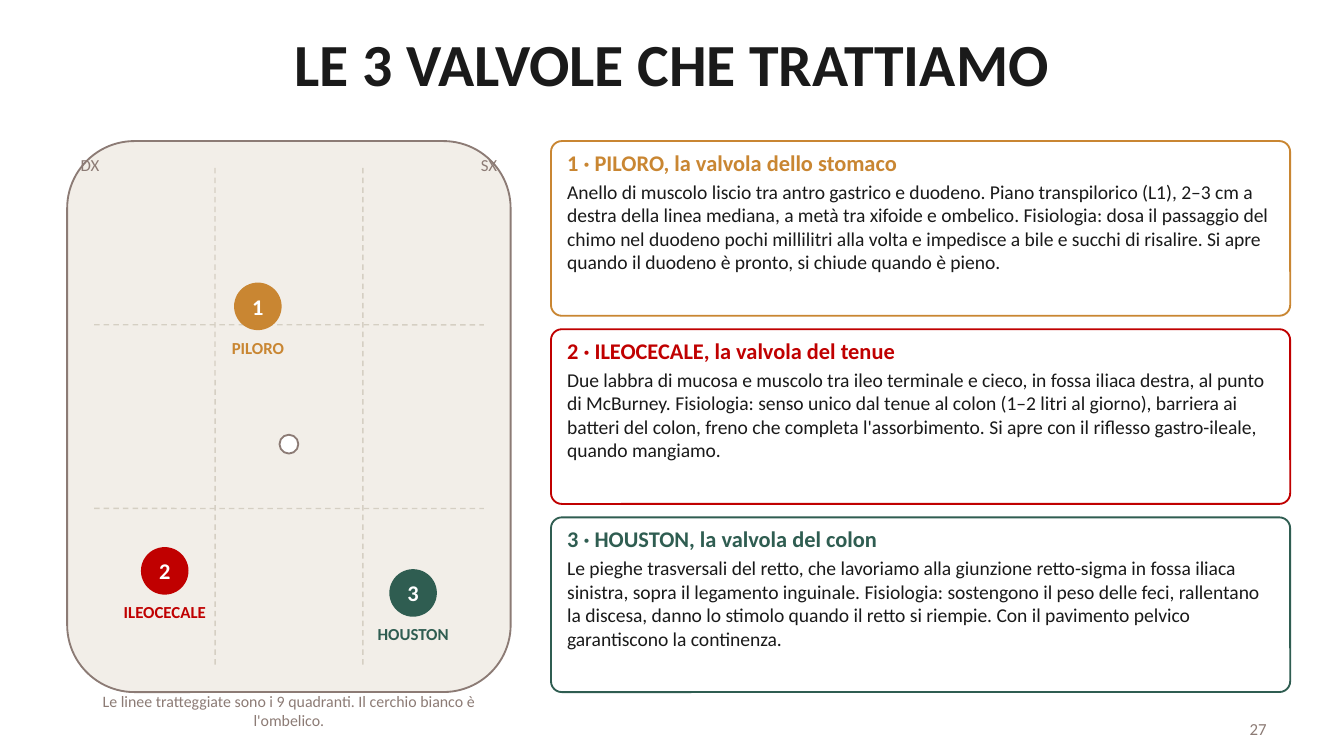
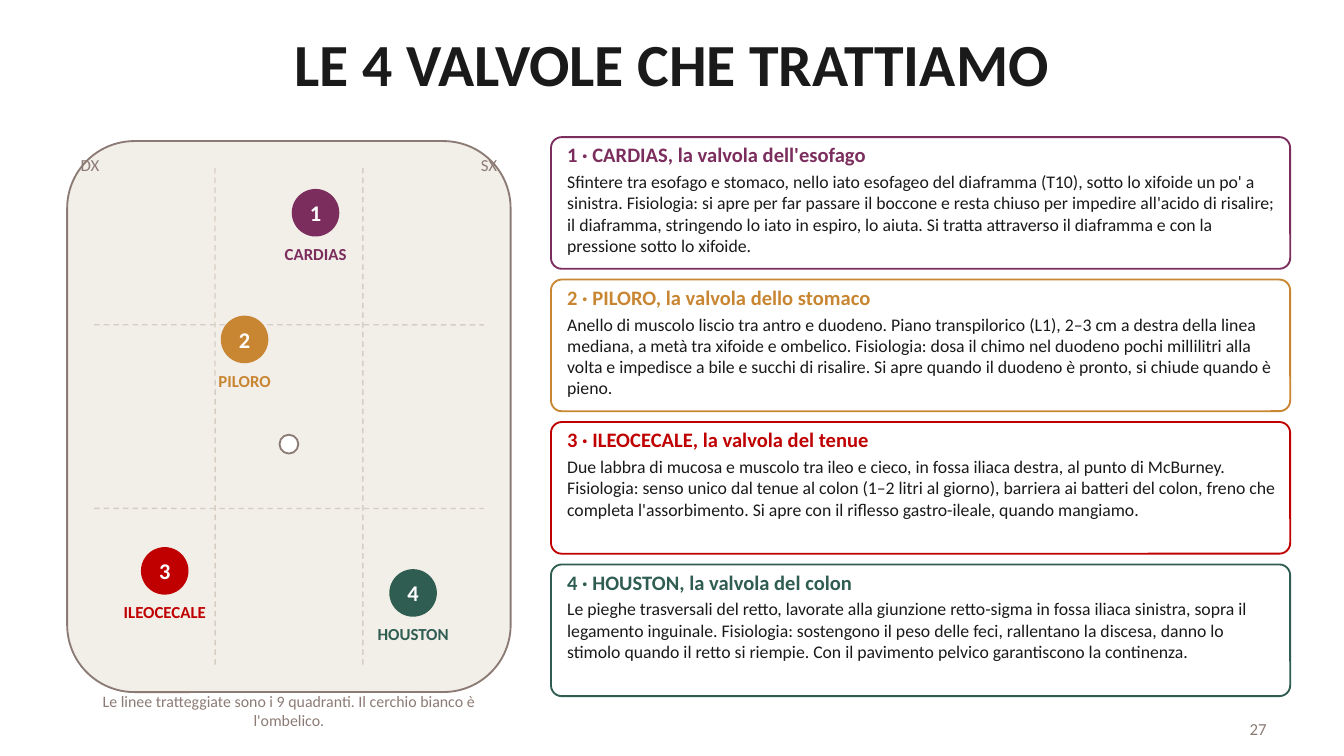
Before and after one commit to davidemcb/kinesiologia-studio, a slide deck: slide 27 of formazione/dispense/viscerale-2-livello.pptx. Drawn at 1344x756 pixels with LibreOffice and Linux fonts; fonts in the diff are those of the drawing. Boxes give left, top, right and bottom in pixels: in the first picture for what was removed or moved away, otherwise in the second. Text is boxed around its words. In the diff, an @@ line names an element or a change of style, - is before the commit and + after.

```diff
--- a/formazione/dispense/viscerale-2-livello.pptx
+++ b/formazione/dispense/viscerale-2-livello.pptx
@@ title at (x1=294, y1=47, x2=1048, y2=87): text changed @@
-LE 3 VALVOLE CHE TRATTIAMO
+LE 4 VALVOLE CHE TRATTIAMO
@@ rounded rectangle added at (x1=551, y1=137, x2=1290, y2=269), fill #FFFFFF, outline #7B2D5E 1 pt @@
@@ text added at (x1=567, y1=147, x2=1274, y2=255), 9.5 pt, text #1A1A1A @@
+1 · CARDIAS, la valvola dell'esofago
+Sfintere tra esofago e stomaco, nello iato esofageo del diaframma (T10), sotto lo xifoide un po' a sinistra. Fisiologia: si apre per far passare il boccone e resta chiuso per impedire all'acido di risalire; il diaframma, stringendo lo iato in espiro, lo aiuta. Si tratta attraverso il diaframma e con la pressione sotto lo xifoide.
@@ text "1" moved from (x1=252, y1=300, x2=263, y2=315) to (x1=310, y1=206, x2=321, y2=221) @@
@@ ellipse added at (x1=293, y1=190, x2=339, y2=235), fill #7B2D5E, outline #7B2D5E 1 pt @@
@@ text added at (x1=285, y1=249, x2=347, y2=260), 9 pt, text #7B2D5E, bold @@
+CARDIAS
@@ proportions changed in 3 elements at (x1=551, y1=564, x2=1290, y2=696), (x1=551, y1=422, x2=1290, y2=554), (x1=551, y1=280, x2=1290, y2=411) @@
@@ rounded rectangle resized from (x1=551, y1=141, x2=1290, y2=316) to (x1=551, y1=280, x2=1290, y2=411) @@
@@ text at (x1=567, y1=290, x2=1271, y2=397): text changed; size 10.5 to 9.5 pt @@
-1 · PILORO, la valvola dello stomaco
-Anello di muscolo liscio tra antro gastrico e duodeno. Piano transpilorico (L1), 2–3 cm a destra della linea mediana, a metà tra xifoide e ombelico. Fisiologia: dosa il passaggio del chimo nel duodeno pochi millilitri alla volta e impedisce a bile e succhi di risalire. Si apre quando il duodeno è pronto, si chiude quando è pieno.
+2 · PILORO, la valvola dello stomaco
+Anello di muscolo liscio tra antro e duodeno. Piano transpilorico (L1), 2–3 cm a destra della linea mediana, a metà tra xifoide e ombelico. Fisiologia: dosa il chimo nel duodeno pochi millilitri alla volta e impedisce a bile e succhi di risalire. Si apre quando il duodeno è pronto, si chiude quando è pieno.
@@ ellipse moved from (x1=235, y1=284, x2=281, y2=329) to (x1=222, y1=317, x2=267, y2=363) @@
@@ text "2" moved from (x1=159, y1=564, x2=170, y2=579) to (x1=239, y1=333, x2=250, y2=348) @@
@@ text "PILORO" moved from (x1=232, y1=343, x2=284, y2=354) to (x1=218, y1=376, x2=270, y2=387) @@
@@ rounded rectangle resized from (x1=551, y1=329, x2=1290, y2=504) to (x1=551, y1=422, x2=1290, y2=554) @@
@@ text at (x1=567, y1=432, x2=1275, y2=519): text changed; size 10.5 to 9.5 pt @@
-2 · ILEOCECALE, la valvola del tenue
-Due labbra di mucosa e muscolo tra ileo terminale e cieco, in fossa iliaca destra, al punto di McBurney. Fisiologia: senso unico dal tenue al colon (1–2 litri al giorno), barriera ai batteri del colon, freno che completa l'assorbimento. Si apre con il riflesso gastro-ileale, quando mangiamo.
+3 · ILEOCECALE, la valvola del tenue
+Due labbra di mucosa e muscolo tra ileo e cieco, in fossa iliaca destra, al punto di McBurney. Fisiologia: senso unico dal tenue al colon (1–2 litri al giorno), barriera ai batteri del colon, freno che completa l'assorbimento. Si apre con il riflesso gastro-ileale, quando mangiamo.
@@ text "3" moved from (x1=407, y1=586, x2=418, y2=601) to (x1=159, y1=564, x2=170, y2=579) @@
@@ rounded rectangle resized from (x1=551, y1=517, x2=1290, y2=692) to (x1=551, y1=564, x2=1290, y2=696) @@
@@ text added at (x1=407, y1=586, x2=418, y2=601), 12 pt, text #FFFFFF, bold @@
+4
@@ text at (x1=567, y1=575, x2=1246, y2=661): text changed; size 10.5 to 9.5 pt @@
-3 · HOUSTON, la valvola del colon
-Le pieghe trasversali del retto, che lavoriamo alla giunzione retto-sigma in fossa iliaca sinistra, sopra il legamento inguinale. Fisiologia: sostengono il peso delle feci, rallentano la discesa, danno lo stimolo quando il retto si riempie. Con il pavimento pelvico garantiscono la continenza.
+4 · HOUSTON, la valvola del colon
+Le pieghe trasversali del retto, lavorate alla giunzione retto-sigma in fossa iliaca sinistra, sopra il legamento inguinale. Fisiologia: sostengono il peso delle feci, rallentano la discesa, danno lo stimolo quando il retto si riempie. Con il pavimento pelvico garantiscono la continenza.
```
Also in this commit, not shown: 4 other slides changed.
